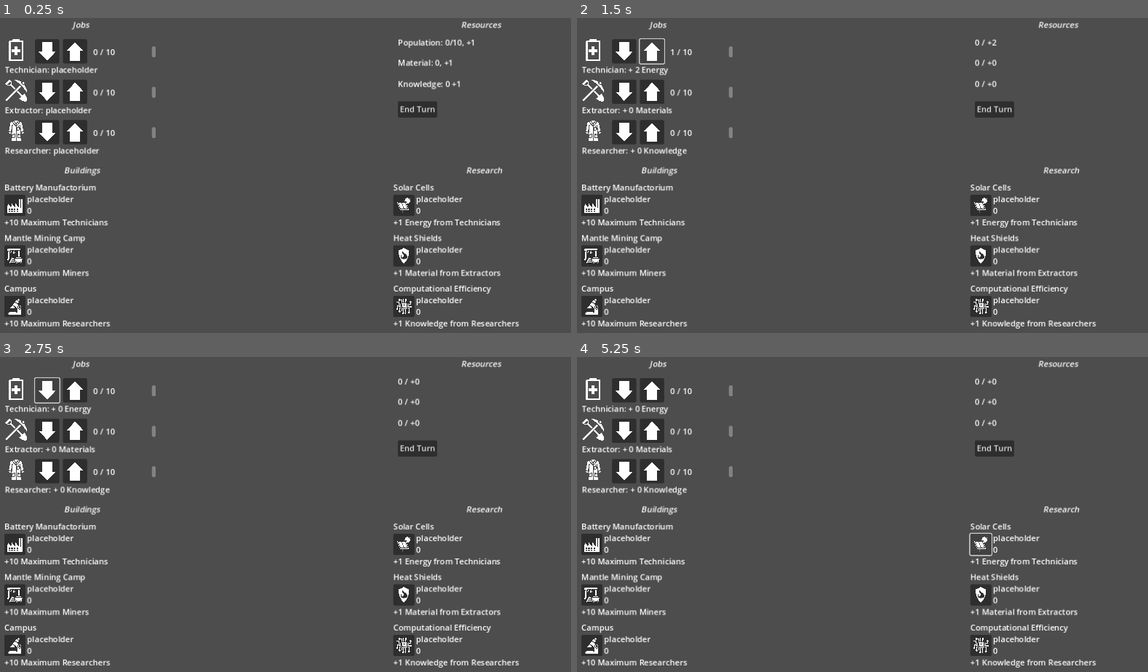
Above: before the commit, frames 1-4 (two rows, left to right).
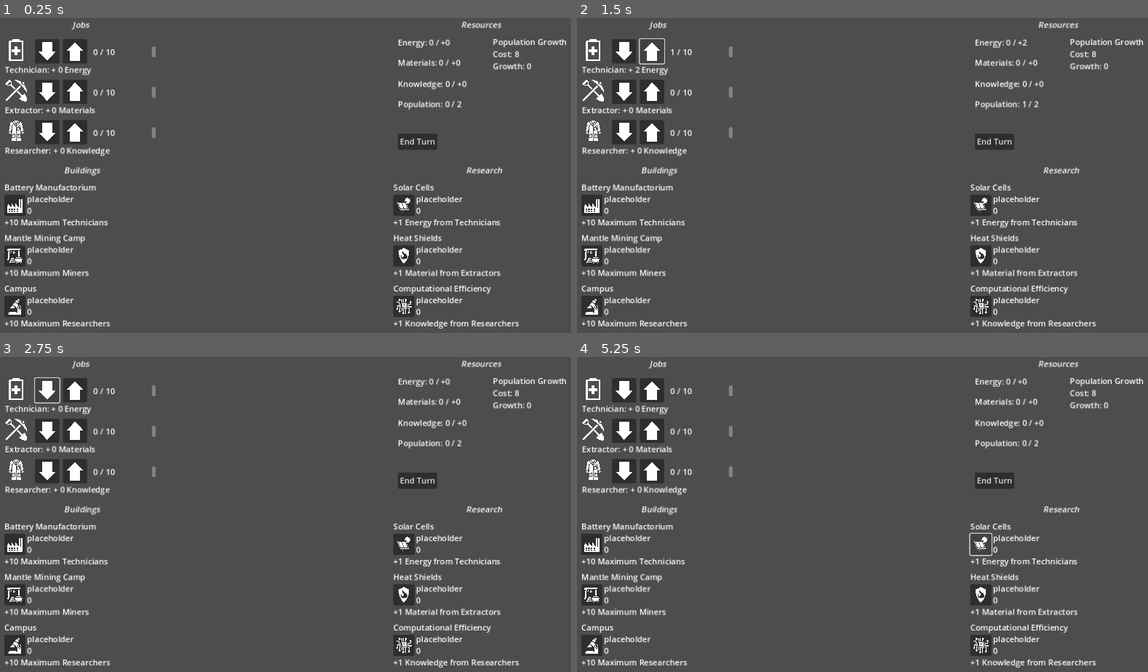
Above: after the commit, the same moments.

Repository: AidanCooper2003/VastExpanse
Game: Godot game, scene res://scenes/main.tscn
Two runs of this game, one before a commit and one after it. Both use one fixed random seed, a clock stepped at 60 frames per second and the inputs below.
Inputs (mouse positions are in pixels of both pictures, inside the frame that each line leads up to):
- Up to frame 1 (0.25 s): no input
- Up to frame 2 (1.5 s): click "End Turn" at 0.5 s; click (651, 52) at 1.27 s
- Up to frame 3 (2.75 s): click (45, 391) at 2.02 s
- Up to frame 4 (5.25 s): click (982, 546) at 2.77 s; click (651, 391) at 3.52 s; click (622, 391) at 4.27 s; click (982, 546) at 5.02 s

The runs differ from the first frame. In frame 1, 1.5% of the frame differs, in the area x 8-100%, y 6-44%; in frame 2, 1.3%; in frame 3, 1.3%; in frame 4, 1.3%.

Commit message:
Added population growth system

Diff:
--- a/scenes/main.tscn
+++ b/scenes/main.tscn
@@ -15,12 +15,18 @@
 script = ExtResource("2_bekjc")
 jobManager = NodePath("../JobManager")
 _uiManager = NodePath("../UIManager")
+_popCostMultiplier = 2
+_popCostBase = 4
+_initialPops = 2
+_maxGrowthPerTurn = 1000
 
-[node name="JobManager" type="Node" parent="."]
+[node name="JobManager" type="Node" parent="." node_paths=PackedStringArray("_resourceManager")]
 script = ExtResource("2_5jjti")
+_resourceManager = NodePath("../ResourceManager")
 
-[node name="PurchasableManager" type="Node" parent="."]
+[node name="PurchasableManager" type="Node" parent="." node_paths=PackedStringArray("_jobManager")]
 script = ExtResource("4_0kxrh")
+_jobManager = NodePath("../JobManager")
 
 [node name="UIManager" type="Node" parent="." node_paths=PackedStringArray("_UI", "_jobManager", "_resourceManager")]
 script = ExtResource("3_7qpfy")
--- a/scenes/ui.tscn
+++ b/scenes/ui.tscn
@@ -14,12 +14,13 @@
 [ext_resource type="Texture2D" uid="uid://cb1orsoqinyjt" path="res://icons/microscope.png" id="11_krdmc"]
 [ext_resource type="Script" path="res://scripts/resource_label.gd" id="13_ob5dy"]
 
-[node name="CanvasLayer" type="CanvasLayer" node_paths=PackedStringArray("jobsContainer", "technologyContainer", "buildingsContainer", "resourcesContainer")]
+[node name="CanvasLayer" type="CanvasLayer" node_paths=PackedStringArray("jobsContainer", "technologyContainer", "buildingsContainer", "resourcesContainer", "conversionLabel")]
 script = ExtResource("1_unrjp")
 jobsContainer = NodePath("Jobs")
 technologyContainer = NodePath("Technologies")
 buildingsContainer = NodePath("Buildings")
 resourcesContainer = NodePath("Resources")
+conversionLabel = NodePath("EnergyToPopulationLabel")
 
 [node name="Jobs" type="Control" parent="."]
 layout_mode = 3
@@ -174,13 +175,13 @@
 offset_right = 40.0
 offset_bottom = 40.0
 
-[node name="PopulationLabel" type="RichTextLabel" parent="Resources"]
+[node name="EnergyLabel" type="RichTextLabel" parent="Resources"]
 layout_mode = 0
 offset_left = 799.0
 offset_top = 37.0
 offset_right = 1151.0
 offset_bottom = 77.0
-text = "Population: 0/10, +1"
+text = "Energy: 0/10, +1"
 script = ExtResource("13_ob5dy")
 _resourceName = "Energy"
 
@@ -204,11 +205,30 @@
 script = ExtResource("13_ob5dy")
 _resourceName = "Knowledge"
 
+[node name="PopulationLabel" type="RichTextLabel" parent="Resources"]
+layout_mode = 0
+offset_left = 799.0
+offset_top = 159.0
+offset_right = 1151.0
+offset_bottom = 199.0
+text = "Population: 0/2"
+script = ExtResource("13_ob5dy")
+_resourceName = "Population"
+
+[node name="EnergyToPopulationLabel" type="RichTextLabel" parent="."]
+offset_left = 987.0
+offset_top = 36.0
+offset_right = 1144.0
+offset_bottom = 179.0
+text = "Population Growth
+Cost:
+Next Turn: "
+
 [node name="EndTurn" type="Button" parent="."]
 offset_left = 799.0
-offset_top = 165.0
+offset_top = 229.0
 offset_right = 877.0
-offset_bottom = 196.0
+offset_bottom = 260.0
 text = "End Turn"
 
 [connection signal="pressed" from="EndTurn" to="." method="end_turn"]
--- a/scripts/enumerations.gd
+++ b/scripts/enumerations.gd
@@ -3,4 +3,4 @@
 
 enum PurchaseType {Technology, Building}
 
-enum ResourceType {Energy, Materials, Knowledge}
+enum ResourceType {Energy, Materials, Knowledge, Population}
--- a/scripts/job.gd
+++ b/scripts/job.gd
@@ -12,14 +12,20 @@
 # but couldn't due to insufficient workers to fire.
 # If all workers could be hired, then the overflow is 0.
 func hire(count: int):
-	if _jobHired + count <= _jobMax and _jobHired + count > 0:
+	# Count within bounds
+	if _jobHired + count <= _jobMax and _jobHired + count >= 0:
 		_jobHired += count
 		return 0
-	else:
+	# Count above max
+	elif _jobHired + count >= _jobMax:
 		var overflow = _jobMax - _jobHired + count
 		_jobHired = clamp(_jobHired + count, 0, _jobMax)
 		return overflow
-
+	# Count below 0
+	else:
+		var overflow = -(_jobHired + count)
+		_jobHired = clamp(_jobHired + count, 0, _jobMax)
+		return overflow
 
 func set_job_max(count: int):
 	_jobMax = count
--- a/scripts/job_manager.gd
+++ b/scripts/job_manager.gd
@@ -4,7 +4,8 @@
 
 
 var jobs = {}
-
+var totalPopulationHired := 0
+@export var _resourceManager : ResourceManager
 
 func _ready():
 	_create_job("Technician", 10)
@@ -21,7 +22,12 @@
 	jobs[jobName] = job
 
 func hire(jobName: String, count: int):
-	jobs[jobName].hire(count)
+	var currentPopulation = _resourceManager.get_current_resource(Enumerations.ResourceType.Population)
+	if totalPopulationHired + count > currentPopulation:
+		count = currentPopulation - totalPopulationHired
+	var overflow = jobs[jobName].hire(count)
+	totalPopulationHired = clamp(totalPopulationHired + count - overflow, 0,
+	_resourceManager.get_current_resource(Enumerations.ResourceType.Population))
 
 func getHireAmount(jobName: String):
 	return jobs[jobName].get_job_count()
@@ -49,3 +55,10 @@
 
 func getAllJobNames():
 	return jobs.keys()
+
+func modifyJob(jobName: String, resourceType: Enumerations.ResourceType, resourceAmount: int):
+	var job = jobs[jobName]
+	job.addResourcePacket(resourceType, resourceAmount)
+
+func get_total_population_hired():
+	return totalPopulationHired
--- a/scripts/purchaseable_manager.gd
+++ b/scripts/purchaseable_manager.gd
@@ -1 +1,3 @@
 extends Node
+
+@export var _jobManager : JobManager
--- a/scripts/resource_manager.gd
+++ b/scripts/resource_manager.gd
@@ -5,6 +5,10 @@
 
 @export var jobManager : JobManager
 @export var _uiManager : UIManager
+@export var _popCostMultiplier : int
+@export var _popCostBase : int
+@export var _initialPops : int
+@export var _maxGrowthPerTurn: int
 
 
 # Still need to add functionality for buildings/technologies to give flat resources!
@@ -14,6 +18,8 @@
 	_create_resource(Enumerations.ResourceType.Energy)
 	_create_resource(Enumerations.ResourceType.Materials)
 	_create_resource(Enumerations.ResourceType.Knowledge)
+	_create_resource(Enumerations.ResourceType.Population)
+	set_current_resource(Enumerations.ResourceType.Population, _initialPops)
 
 func _create_resource(resourceType: Enumerations.ResourceType):
 	var resourcePacket = ResourcePacket.new()
@@ -37,6 +43,36 @@
 	return jobManager.getResourceFromJobs(resourceType)
 
 func end_turn():
+	grow_population()
 	for r in Enumerations.ResourceType:
-		gain_income(Enumerations.ResourceType.get(r))
+		if r != Enumerations.ResourceType.find_key(Enumerations.ResourceType.Population):
+			gain_income(Enumerations.ResourceType.get(r))
 	_uiManager.update_resource_labels()
+
+# Set population offset to 0 for current cost.
+func check_population_cost(populationOffset: int):
+	return ((resources[Enumerations.ResourceType.Population].resourceAmount + populationOffset)
+	 * _popCostMultiplier) + _popCostBase
+
+func check_population_growth():
+	var energy = check_future_resources(Enumerations.ResourceType.Energy)
+	for i in _maxGrowthPerTurn:
+		var cost = check_population_cost(i)
+		if energy - cost < 0:
+			return i
+		else:
+			energy -= cost
+	return _maxGrowthPerTurn
+
+func check_total_growth_cost(popCount: int):
+	var cost := 0
+	for i in popCount:
+		cost += check_population_cost(i)
+	return cost
+
+func grow_population():
+	var newPopCount = check_population_growth()
+	var newEnergyAmount = get_current_resource(Enumerations.ResourceType.Energy) - check_total_growth_cost(newPopCount)
+	set_current_resource(Enumerations.ResourceType.Population, newPopCount +
+		get_current_resource(Enumerations.ResourceType.Population))
+	set_current_resource(Enumerations.ResourceType.Energy, newEnergyAmount)
--- a/scripts/ui.gd
+++ b/scripts/ui.gd
@@ -11,6 +11,7 @@
 @export var technologyContainer: Node
 @export var buildingsContainer: Node
 @export var resourcesContainer: Node
+@export var conversionLabel : Node
 
 
 # At some point, make jobs, purchasables, and resources interfaces so this
@@ -34,8 +35,16 @@
 	_purchasables[purchasableName].update_rank_label(count)
 	_purchasables[purchasableName].update_cost_label(cost)
 
+
+# Population uses current as max population, and income as hired population. Temporary workaround.
 func update_resources(resourceName: String, current: int, income: int):
-	_resources[resourceName].update_text(str(current) + " / +" + str(income))
+	if resourceName != "Population":
+		_resources[resourceName].update_text(resourceName + ": " + str(current) + " / +" + str(income))
+	else:
+		_resources[resourceName].update_text("Population: " + str(income) + " / " + str(current))
+
+func update_conversion_label(cost: int, growth: int):
+	conversionLabel.text = "Population Growth\nCost: " + str(cost) + "\nGrowth: " + str(growth)
 
 func job_hire(jobName: String, count: int):
 	_uiManager.hire_job(jobName, count)
--- a/scripts/ui_manager.gd
+++ b/scripts/ui_manager.gd
@@ -5,11 +5,16 @@
 @export var _jobManager: JobManager
 @export var _resourceManager: ResourceManager
 
+func _ready():
+	update_jobs()
+
+
 func update_jobs():
 	for j in _jobManager.getAllJobNames():
 		var description:= ""
 		for r in _jobManager.getJobResources(j):
-			description = description  + ("+ " + str(r.resourceAmount) + " " + Enumerations.ResourceType.keys()[r.resourceType])
+			description = description  + ("+ " + str(r.resourceAmount)
+			 + " " + Enumerations.ResourceType.keys()[r.resourceType])
 		_UI.update_job(j, _jobManager.getHireAmount(j), _jobManager.getMaxWorkers(j), description)
 	# Resource labels will always be updated when jobs are updated
 	update_resource_labels()
@@ -17,9 +22,20 @@
 func update_purchasables():
 	pass
 
+
 func update_resource_labels():
 	for r in Enumerations.ResourceType:
-		_UI.update_resources(r, _resourceManager.get_current_resource(Enumerations.ResourceType.get(r)), _resourceManager.get_income(Enumerations.ResourceType.get(r)))
+		if Enumerations.ResourceType.get(r) != Enumerations.ResourceType.Population:
+			_UI.update_resources(r, _resourceManager.get_current_resource(Enumerations.ResourceType.get(r)),
+		 	_resourceManager.get_income(Enumerations.ResourceType.get(r)))
+		# Temporary fix for population
+		else:
+			_UI.update_resources(r, _resourceManager.get_current_resource(Enumerations.ResourceType.get(r)),
+		 	_jobManager.get_total_population_hired())
+	update_conversion_label()
+
+func update_conversion_label():
+	_UI.update_conversion_label(_resourceManager.check_population_cost(0), _resourceManager.check_population_growth())
 
 func hire_job(jobName: String, count: int):
 	_jobManager.hire(jobName, count)
